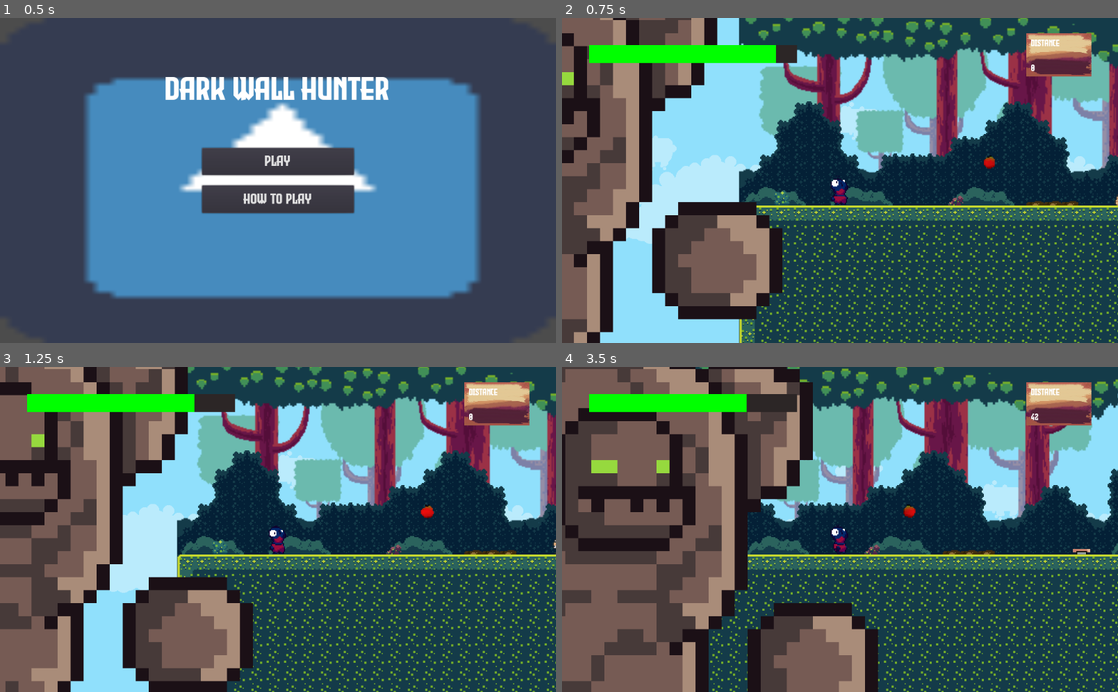
Above: before the commit, frames 1-4 (two rows, left to right).
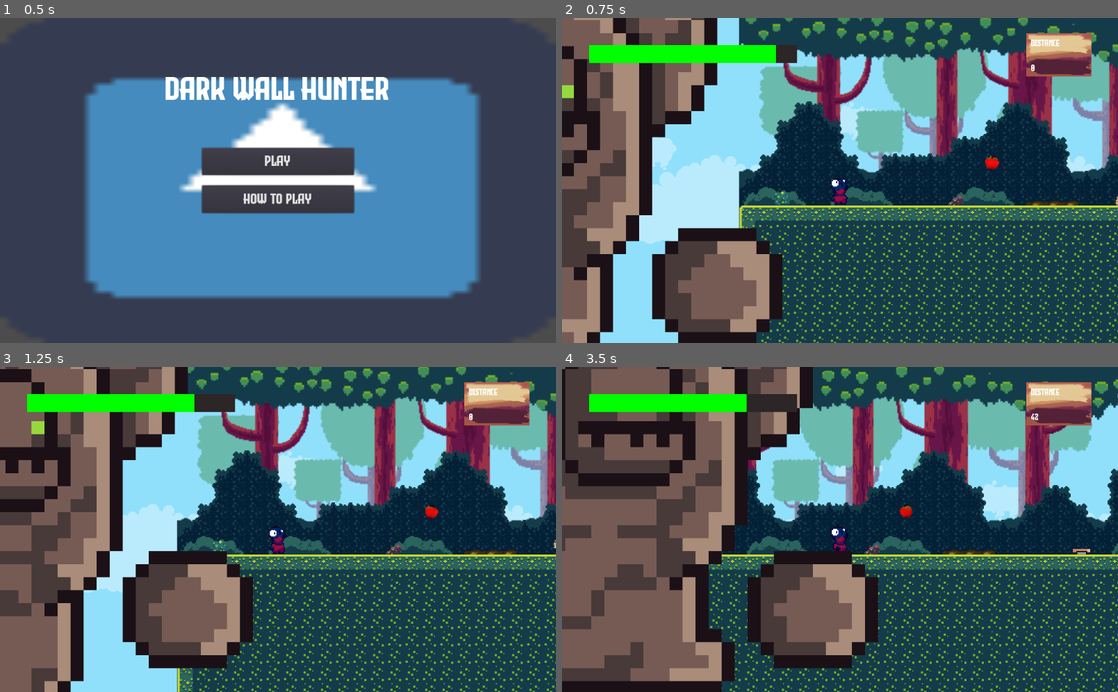
Above: after the commit, the same moments.

Repository: bosskab123/godot-wild-jam-36
Game: Godot game, scene res://scenes/uis/MainMenuUI.tscn
The game is run twice, just before and just after one commit, with the same random seed, the same clock (stepped at 60 frames per second) and the same inputs. The engine's default icon, where the game draws it, is replaced by a stand-in: a white triangle on a blue panel in a dark square. Sound files missing from this copy of the repository are replaced by a short silence.
Inputs:
- Up to frame 1 (0.5 s): no input
- Up to frame 2 (0.75 s): click "Play" at 0.5 s
- Up to frame 3 (1.25 s): no input
- Up to frame 4 (3.5 s): hold D (move_right) 1.28-2.03 s; tap Y (next_chunk) at 1.35, 2.85 s; tap W (jump) at 1.52, 2.27 s; hold A (move_left) 2.03-2.78 s; tap T (previous_chunk) at 2.1 s; hold D (move_right) from 2.78 s (still down)

Frame 1 is identical in both runs. In frame 2, 14% of the frame differs, in the area x 0-79%, y 0-100%; in frame 3, 16%; in frame 4, 32%, in the area x 0-64%, y 0-100%.

Commit message:
more instinctive bad apple, reduce mud sound

Diff:
--- a/scenes/items/Apple.gd
+++ b/scenes/items/Apple.gd
@@ -58,8 +58,9 @@
 	$Tween.interpolate_property(self, "shader_weight", 0, 1,
 		FADEOUT_TIME, Tween.TRANS_LINEAR, Tween.EASE_IN_OUT)
 	$Tween.start()
-
 	$RottenTimer.start()
+	yield($Tween, "tween_all_completed")
+	$Particles2D.emitting = true
 
 func _on_RespawnTimer_timeout():
 	is_spawnable = true
@@ -69,3 +70,4 @@
 	$Tween.interpolate_property(self, "shader_weight", 1, 0,
 		FADEOUT_TIME, Tween.TRANS_LINEAR, Tween.EASE_IN_OUT)
 	$Tween.start()
+	$Particles2D.emitting = false
--- a/scenes/items/Apple.tscn
+++ b/scenes/items/Apple.tscn
@@ -1,14 +1,32 @@
-[gd_scene load_steps=6 format=2]
+[gd_scene load_steps=10 format=2]
 
 [ext_resource path="res://scenes/items/Apple.gd" type="Script" id=1]
 [ext_resource path="res://scenes/items/AppleTexture.tscn" type="PackedScene" id=2]
 [ext_resource path="res://scenes/items/PoisionAppleMaterial.tres" type="Material" id=3]
+[ext_resource path="res://assets/sprites/Skull&Bones - FrodoUndead.png" type="Texture" id=4]
 
 [sub_resource type="CircleShape2D" id=1]
 radius = 8.0
 
 [sub_resource type="ViewportTexture" id=2]
 viewport_path = NodePath("Viewport")
+
+[sub_resource type="Curve" id=3]
+_data = [ Vector2( 0, 0 ), 0.0, 0.0, 0, 0, Vector2( 1, 1 ), 1.4, 0.0, 0, 0 ]
+
+[sub_resource type="CurveTexture" id=4]
+curve = SubResource( 3 )
+
+[sub_resource type="ParticlesMaterial" id=5]
+emission_shape = 1
+emission_sphere_radius = 10.0
+flag_disable_z = true
+gravity = Vector3( 0, -16, 0 )
+orbit_velocity = 0.0
+orbit_velocity_random = 0.0
+scale = 0.1
+scale_curve = SubResource( 4 )
+color = Color( 0.643137, 0.356863, 1, 1 )
 
 [node name="Apple" type="Area2D"]
 collision_layer = 0
@@ -40,6 +58,14 @@
 
 [node name="Tween" type="Tween" parent="."]
 
+[node name="Particles2D" type="Particles2D" parent="."]
+position = Vector2( 0, -2.74004 )
+emitting = false
+amount = 5
+speed_scale = 0.7
+process_material = SubResource( 5 )
+texture = ExtResource( 4 )
+
 [connection signal="body_entered" from="." to="." method="_on_Apple_body_entered"]
 [connection signal="timeout" from="RespawnTimer" to="." method="_on_RespawnTimer_timeout"]
 [connection signal="timeout" from="RottenTimer" to="." method="_on_RottenTimer_timeout"]
--- a/scenes/items/AppleSpin.gd
+++ b/scenes/items/AppleSpin.gd
@@ -1,4 +1,3 @@
-tool
 extends Spatial
 
 func _process(delta):
--- a/scenes/items/AppleTexture.tscn
+++ b/scenes/items/AppleTexture.tscn
@@ -6,7 +6,7 @@
 [node name="AppleTexture" type="Spatial"]
 
 [node name="apple" parent="." instance=ExtResource( 2 )]
-transform = Transform( -0.716363, -0.238643, -0.655664, 0, 0.939693, -0.342019, 0.697737, -0.245009, -0.673165, 0, -0.091, 0 )
+transform = Transform( 0.999623, -0.00953535, -0.026204, 0, 0.939693, -0.342019, 0.0278878, 0.341893, 0.939346, 0, -0.091, 0 )
 script = ExtResource( 1 )
 
 [node name="Camera" type="Camera" parent="."]
--- a/scenes/items/PoisionAppleMaterial.tres
+++ b/scenes/items/PoisionAppleMaterial.tres
@@ -1,13 +1,18 @@
-[gd_resource type="ShaderMaterial" load_steps=12 format=2]
+[gd_resource type="ShaderMaterial" load_steps=14 format=2]
 
 [sub_resource type="VisualShaderNodeScalarUniform" id=1]
 uniform_name = "weight"
 
 [sub_resource type="VisualShaderNodeScalarInterp" id=2]
-default_input_values = [ 0, 1.0, 1, 0.2, 2, 0.5 ]
+default_input_values = [ 0, 1.0, 1, 0.5, 2, 0.5 ]
 
 [sub_resource type="VisualShaderNodeScalarInterp" id=3]
-default_input_values = [ 0, 1.0, 1, 10.0, 2, 0.5 ]
+default_input_values = [ 0, 1.0, 1, 80.0, 2, 0.5 ]
+
+[sub_resource type="VisualShaderNodeScalarOp" id=12]
+
+[sub_resource type="VisualShaderNodeScalarInterp" id=13]
+default_input_values = [ 0, 0.0, 1, 0.1, 2, 0.5 ]
 
 [sub_resource type="VisualShaderNodeInput" id=4]
 input_name = "texture"
@@ -45,7 +50,7 @@
 
 // ScalarMix:14
 	float n_in14p0 = 1.00000;
-	float n_in14p1 = 0.20000;
+	float n_in14p1 = 0.50000;
 	float n_out14p0 = mix(n_in14p0, n_in14p1, n_out11p0);
 
 // Input:3
@@ -70,16 +75,24 @@
 // ScalarOp:9
 	float n_out9p0 = n_out14p0 * n_out5p0;
 
+// ScalarMix:17
+	float n_in17p0 = 0.00000;
+	float n_in17p1 = 0.10000;
+	float n_out17p0 = mix(n_in17p0, n_in17p1, n_out11p0);
+
+// ScalarOp:16
+	float n_out16p0 = n_out17p0 + n_out5p1;
+
 // ScalarMix:15
 	float n_in15p0 = 1.00000;
-	float n_in15p1 = 10.00000;
+	float n_in15p1 = 80.00000;
 	float n_out15p0 = mix(n_in15p0, n_in15p1, n_out11p0);
 
 // ScalarOp:7
-	float n_out7p0 = n_out5p1 * n_out15p0;
+	float n_out7p0 = n_out5p2 * n_out15p0;
 
 // VectorCompose:6
-	vec3 n_out6p0 = vec3(n_out9p0, n_out7p0, n_out5p2);
+	vec3 n_out6p0 = vec3(n_out9p0, n_out16p0, n_out7p0);
 
 // Output:0
 	COLOR.rgb = n_out6p0;
@@ -92,33 +105,37 @@
 
 }
 "
-graph_offset = Vector2( 49, -282 )
+graph_offset = Vector2( 190.711, -123.678 )
 mode = 1
 flags/light_only = false
-nodes/fragment/0/position = Vector2( 1140, 100 )
+nodes/fragment/0/position = Vector2( 1580, 300 )
 nodes/fragment/2/node = SubResource( 4 )
 nodes/fragment/2/position = Vector2( -120, 280 )
 nodes/fragment/3/node = SubResource( 5 )
 nodes/fragment/3/position = Vector2( -120, 160 )
 nodes/fragment/4/node = SubResource( 6 )
-nodes/fragment/4/position = Vector2( 180, 120 )
+nodes/fragment/4/position = Vector2( 180, 280 )
 nodes/fragment/5/node = SubResource( 7 )
-nodes/fragment/5/position = Vector2( 400, -20 )
+nodes/fragment/5/position = Vector2( 380, 0 )
 nodes/fragment/6/node = SubResource( 8 )
-nodes/fragment/6/position = Vector2( 940, -20 )
+nodes/fragment/6/position = Vector2( 1080, 0 )
 nodes/fragment/7/node = SubResource( 9 )
-nodes/fragment/7/position = Vector2( 700, -180 )
+nodes/fragment/7/position = Vector2( 860, 120 )
 nodes/fragment/9/node = SubResource( 10 )
-nodes/fragment/9/position = Vector2( 700, -300 )
+nodes/fragment/9/position = Vector2( 860, -140 )
 nodes/fragment/11/node = SubResource( 1 )
-nodes/fragment/11/position = Vector2( 120, -160 )
+nodes/fragment/11/position = Vector2( 440, -220 )
 nodes/fragment/14/node = SubResource( 2 )
-nodes/fragment/14/position = Vector2( 400, -280 )
+nodes/fragment/14/position = Vector2( 640, -140 )
 nodes/fragment/15/node = SubResource( 3 )
-nodes/fragment/15/position = Vector2( 400, -160 )
-nodes/fragment/connections = PoolIntArray( 2, 0, 4, 2, 3, 0, 4, 0, 4, 0, 5, 0, 7, 0, 6, 1, 5, 1, 7, 0, 5, 2, 6, 2, 4, 1, 0, 1, 5, 0, 9, 1, 9, 0, 6, 0, 6, 0, 0, 0, 11, 0, 14, 2, 14, 0, 9, 0, 11, 0, 15, 2, 15, 0, 7, 1 )
+nodes/fragment/15/position = Vector2( 640, 120 )
+nodes/fragment/16/node = SubResource( 12 )
+nodes/fragment/16/position = Vector2( 860, -20 )
+nodes/fragment/17/node = SubResource( 13 )
+nodes/fragment/17/position = Vector2( 640, -20 )
+nodes/fragment/connections = PoolIntArray( 2, 0, 4, 2, 3, 0, 4, 0, 4, 1, 0, 1, 9, 0, 6, 0, 6, 0, 0, 0, 11, 0, 14, 2, 11, 0, 15, 2, 15, 0, 7, 1, 5, 2, 7, 0, 7, 0, 6, 2, 4, 0, 5, 0, 11, 0, 17, 2, 16, 0, 6, 1, 14, 0, 9, 0, 5, 0, 9, 1, 17, 0, 16, 0, 5, 1, 16, 1 )
 
 [resource]
 resource_local_to_scene = true
 shader = SubResource( 11 )
-shader_param/weight = null
+shader_param/weight = 0.0
--- a/scenes/obstacles/DeadWall.tscn
+++ b/scenes/obstacles/DeadWall.tscn
@@ -54,7 +54,6 @@
 position = Vector2( -37.7549, -217.091 )
 scale = Vector2( 12, 12 )
 frames = SubResource( 8 )
-frame = 3
 playing = true
 
 [node name="SoundWalk" type="AudioStreamPlayer2D" parent="."]
--- a/scenes/obstacles/Mud.tscn
+++ b/scenes/obstacles/Mud.tscn
@@ -37,6 +37,7 @@
 
 [node name="SoundWalkMud" type="AudioStreamPlayer2D" parent="."]
 stream = ExtResource( 5 )
+volume_db = -12.636
 
 [connection signal="body_entered" from="." to="." method="_on_Mud_body_entered"]
 [connection signal="body_exited" from="." to="." method="_on_Mud_body_exited"]
Binary file added: assets/sprites/Skull&Bones - FrodoUndead.png
Not shown, added: assets/sprites/Skull&Bones - FrodoUndead.png.import
